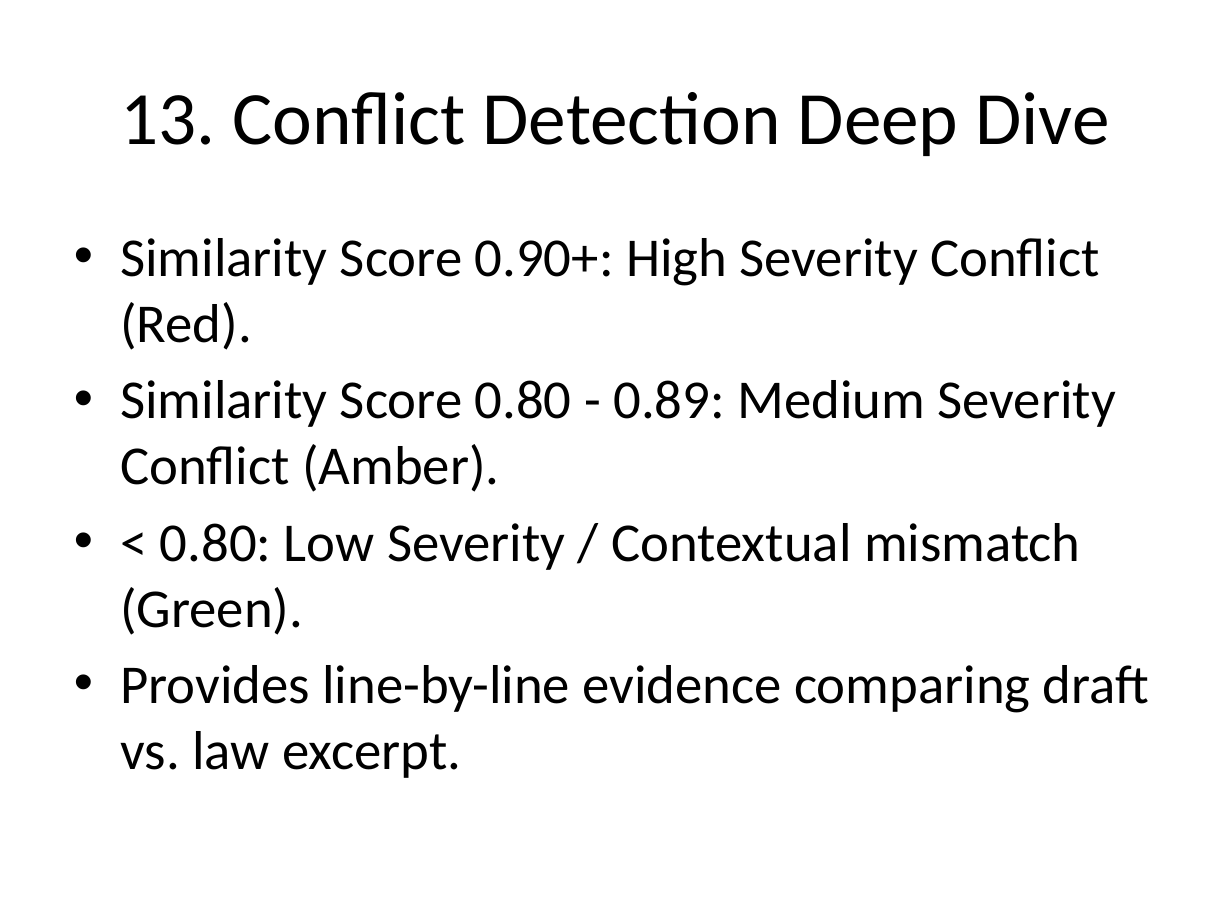
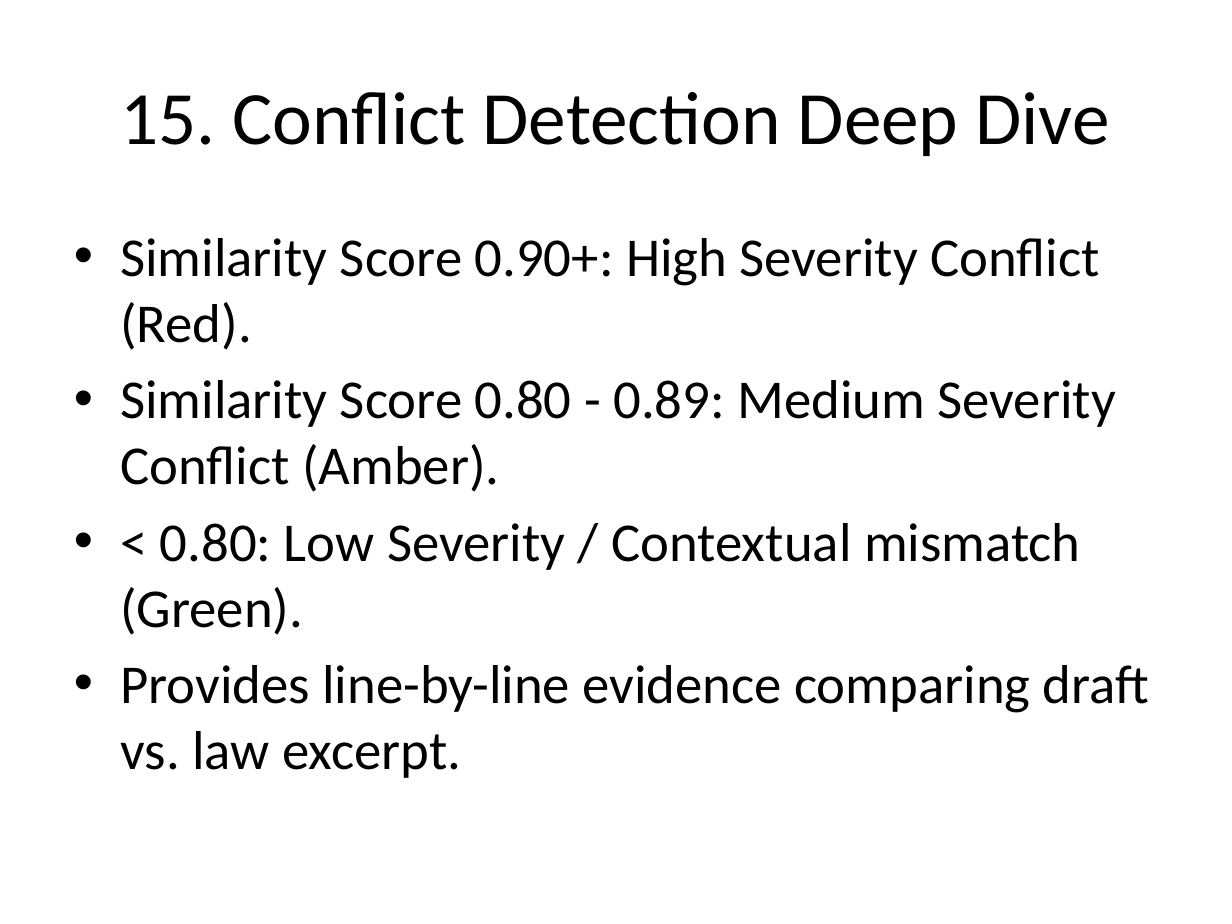
Before and after one commit to avika124/ai-governance-copilot, a slide deck: slide 16 of AI_Governance_Copilot_Presentation.pptx (slide 14 before the commit). Drawn at 1232x924 pixels with LibreOffice and Linux fonts; fonts in the diff are those of the drawing. Boxes give left, top, right and bottom in pixels: in the first picture for what was removed or moved away, otherwise in the second. Text is boxed around its words. In the diff, an @@ line names an element or a change of style, - is before the commit and + after.

```diff
--- a/AI_Governance_Copilot_Presentation.pptx
+++ b/AI_Governance_Copilot_Presentation.pptx
@@ title at <box>121,92,1109,156</box>: text changed @@
-13. Conflict Detection Deep Dive
+15. Conflict Detection Deep Dive
```
Also in this commit, not shown: 15 other slides changed, 3 slides added, 1 other file.
